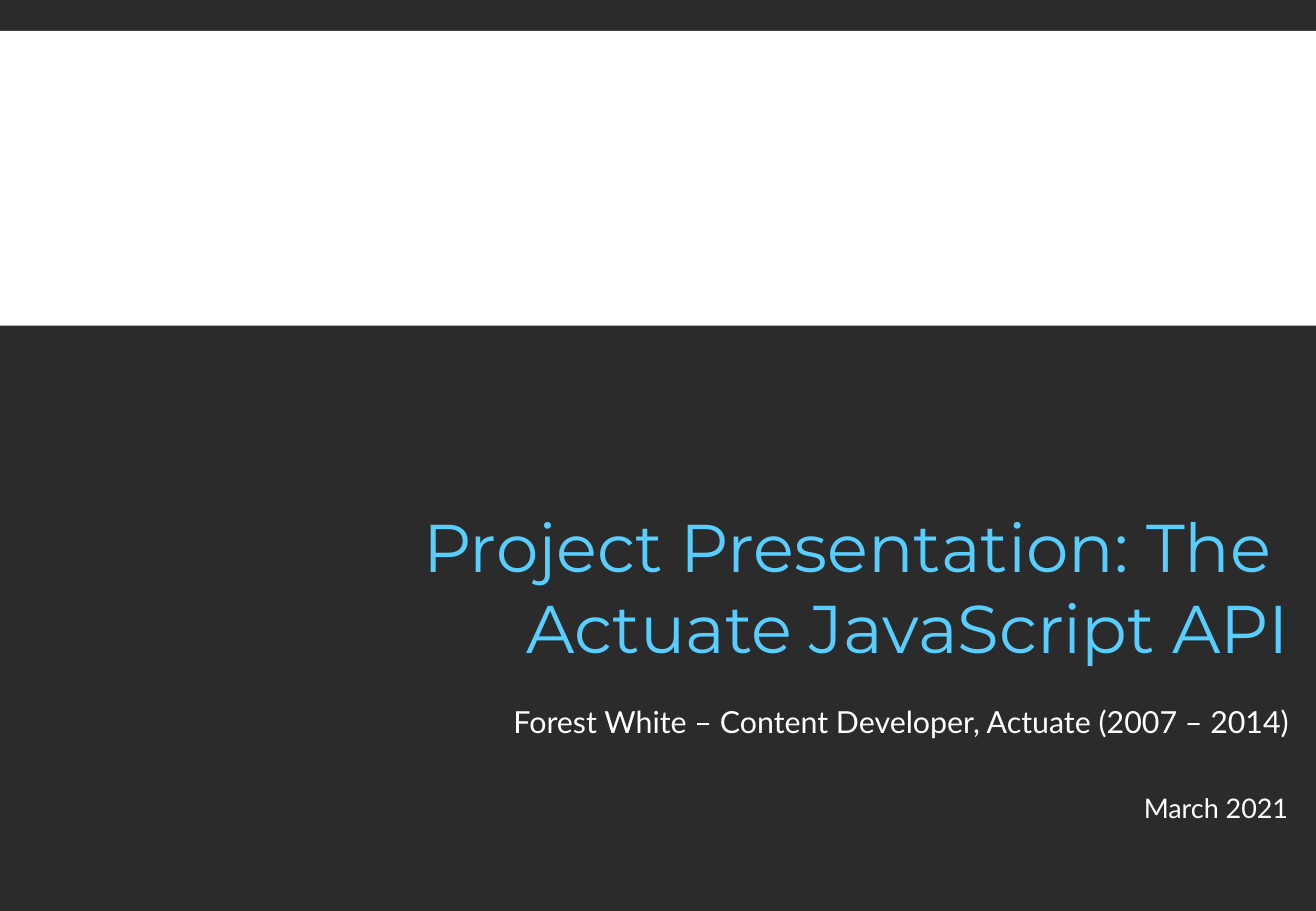
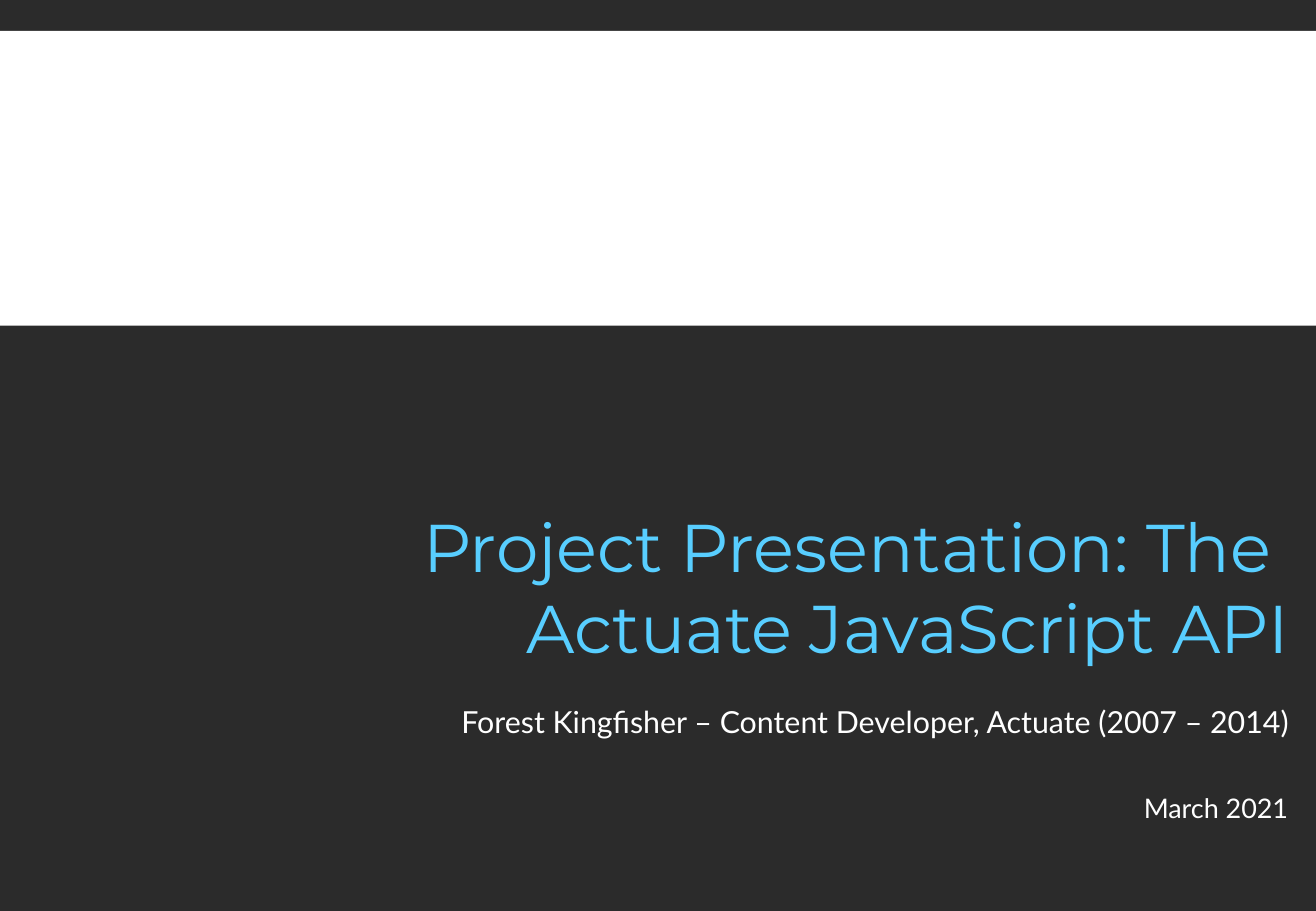
Before and after one commit to forestwhite/JSAPI-Presentation, a slide deck: slide 1 of JSAPI_Presentation.ppt. Drawn at 1316x911 pixels with LibreOffice and Linux fonts; fonts in the diff are those of the drawing; background and template pictures are left out; a plain dark background stands for a picture behind light text. Boxes give left, top, right and bottom in pixels: in the first picture for what was removed or moved away, otherwise in the second. Text is boxed around its words. In the diff, an @@ line names an element or a change of style, - is before the commit and + after.

```diff
--- a/JSAPI_Presentation.ppt
+++ b/JSAPI_Presentation.ppt
@@ title at [423,522,1289,738]: text changed @@
-Project Presentation: The Actuate JavaScript API
-Forest White – Content Developer, Actuate (2007 – 2014)
+Project Presentation: The Actuate JavaScript API
+Forest Kingfisher – Content Developer, Actuate (2007 – 2014)
```
Also in this commit, not shown: 1 other file.
